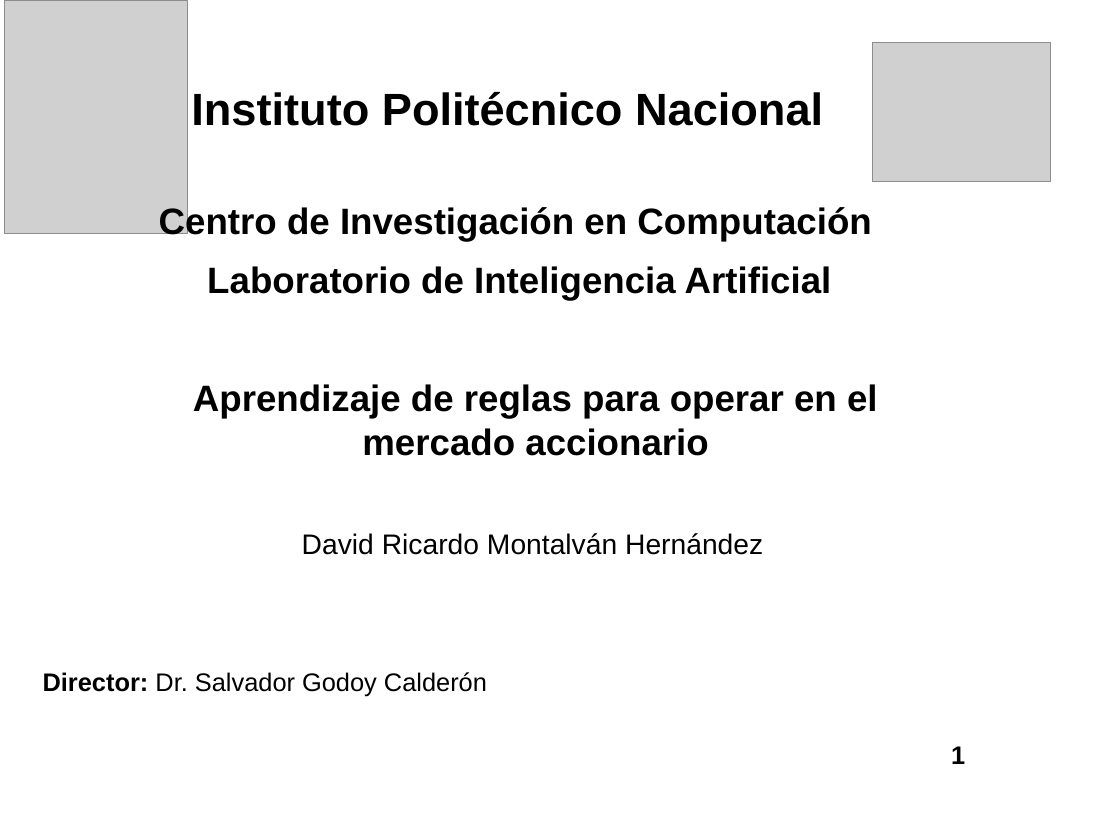
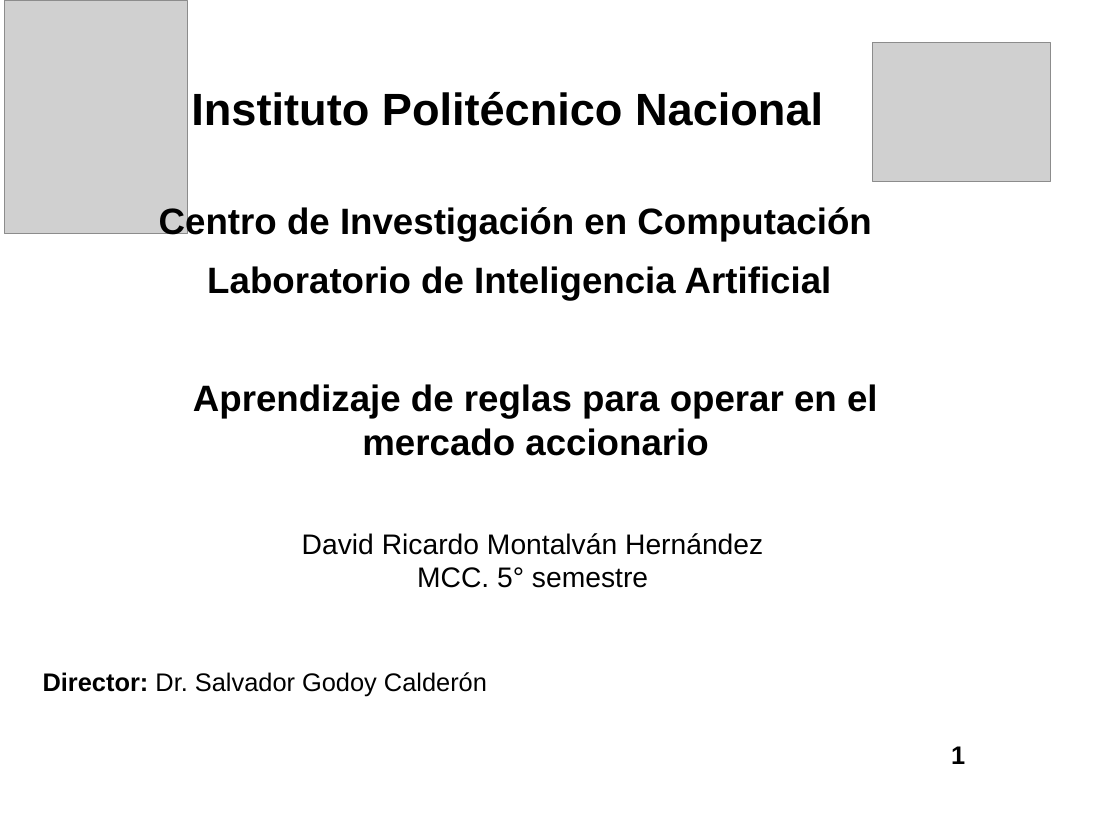
Before and after one commit to davidrmh/Thesis, a slide deck: slide 1 of presentaciones_finales/presentacion_seminario_B19.odp. Drawn at 1120x840 pixels with LibreOffice and Linux fonts; fonts in the diff are those of the drawing; grey boxes stand for pictures; background and template pictures are left out. Boxes give left, top, right and bottom in pixels: in the first picture for what was removed or moved away, otherwise in the second. Text is boxed around its words. In the diff, an @@ line names an element or a change of style, - is before the commit and + after.

```diff
--- a/presentaciones_finales/presentacion_seminario_B19.odp
+++ b/presentaciones_finales/presentacion_seminario_B19.odp
@@ text at (417,567,648,588): paragraph added @@
+MCC. 5° semestre
```
Also in this commit, not shown: 13 other slides changed, 1 slide added.
